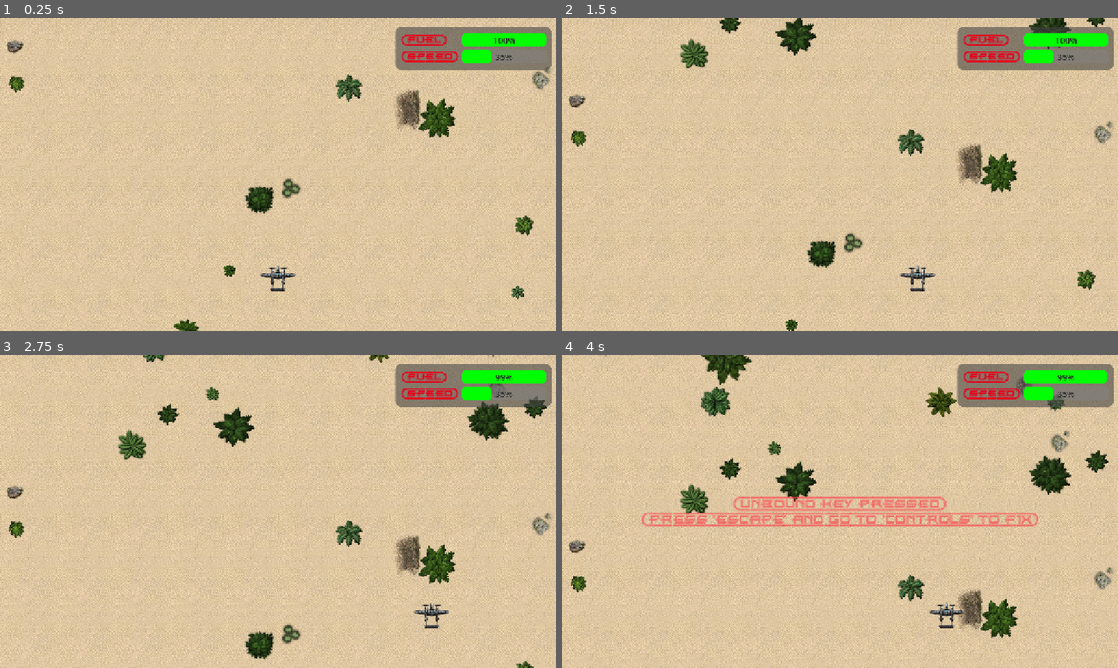
Above: before the commit, frames 1-4 (two rows, left to right).
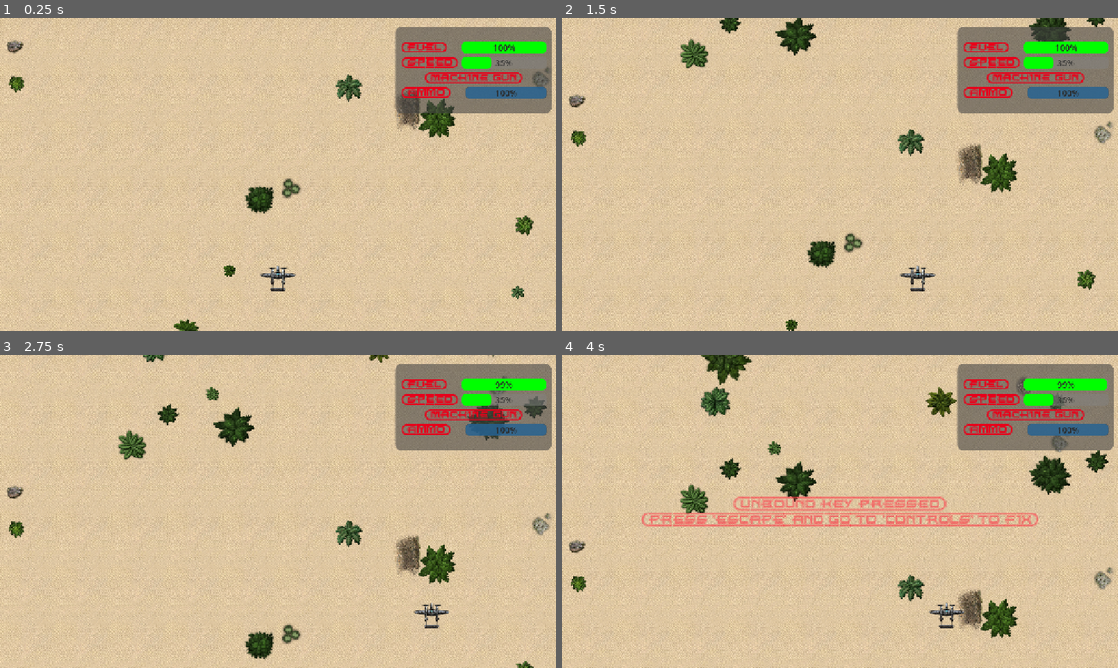
Above: after the commit, the same moments.

Repository: ikostan/SkyLockAssault
Game: Godot game, scene res://scenes/main_scene.tscn
Two runs of this game, one before a commit and one after it. Both use one fixed random seed, a clock stepped at 60 frames per second and the inputs below. This scene is started directly instead of the project's main scene. Video files are missing from this copy of the repository; at most half a second of black plays in their place. Sound files missing from this copy of the repository are replaced by a short silence.
Inputs (mouse positions are in pixels of both pictures, inside the frame that each line leads up to):
- Up to frame 1 (0.25 s): no input
- Up to frame 2 (1.5 s): tap Enter (ui_accept) at 0.5, 0.77 s; move the mouse to (962, 158) at 0.52 s; hold D (move_right) 0.53-1.25 s; hold Q (next_weapon) 0.53-1.25 s; click (962, 158) at 0.67 s; drag from (728, 190) to (812, 237) at 1.27 s
- Up to frame 3 (2.75 s): move the mouse to (333, 442) at 2.02 s; hold D (move_right) from 2.03 s (still down); hold Q (next_weapon) from 2.03 s (still down)
- Up to frame 4 (4 s): release D (move_right) at 2.75 s; release Q (next_weapon) at 2.75 s; drag from (812, 574) to (673, 464) at 2.77 s; move the mouse to (1006, 558) at 3.52 s; hold A (move_left) from 3.53 s (still down); hold Q (next_weapon) from 3.53 s (still down); tap Shift at 3.6 s; tap Enter (ui_accept) at 3.77 s

The runs differ from the first frame. In frame 1, 5.4% of the frame differs, in the area x 71-100%, y 4-31%; in frame 2, 5.6%; in frame 3, 5.6%; in frame 4, 5.6%.

Commit message:
Add weapon and ammo HUD state syncing
This update adds dedicated weapon and ammo UI elements to the player stats panel and wires them to the weapon resource. Weapon names now fall back safely and support a custom `weapon_name`, while the HUD updates the displayed weapon label and ammo bar when the player swaps weapons or changes ammo. It also adds the low-speed and max-speed warning states to the speed bar styling.

Diff:
--- a/scenes/main_scene.tscn
+++ b/scenes/main_scene.tscn
@@ -123,7 +123,7 @@
 offset_left = 910.0
 offset_top = 20.0
 offset_right = 1270.0
-offset_bottom = 120.0
+offset_bottom = 220.0
 tooltip_text = "Player Status Panel"
 theme_override_styles/panel = SubResource("StyleBoxFlat_pu3yx")
 script = ExtResource("72_sgkfd")
@@ -200,6 +200,45 @@
 theme_override_styles/fill = SubResource("StyleBoxFlat_rt2n2")
 max_value = 713.0
 step = 1.0
+
+[node name="Weapon" type="HBoxContainer" parent="PlayerStatsPanel/Stats" unique_id=1524330494]
+layout_mode = 2
+size_flags_vertical = 3
+theme_override_constants/separation = 34
+
+[node name="WeaponLabel" type="Label" parent="PlayerStatsPanel/Stats/Weapon" unique_id=1861345289]
+layout_mode = 2
+size_flags_horizontal = 6
+theme_override_colors/font_color = Color(0.9102516, 5.2943824e-07, 0.102033384, 1)
+theme_override_fonts/font = ExtResource("2_pu3yx")
+theme_override_font_sizes/font_size = 28
+text = "{NONE}"
+
+[node name="Ammo" type="HBoxContainer" parent="PlayerStatsPanel/Stats" unique_id=1129373931]
+layout_mode = 2
+size_flags_vertical = 3
+theme_override_constants/separation = 34
+
+[node name="AmmoLabel" type="Label" parent="PlayerStatsPanel/Stats/Ammo" unique_id=1445628317]
+layout_mode = 2
+theme_override_colors/font_color = Color(0.9102516, 5.2943824e-07, 0.102033384, 1)
+theme_override_fonts/font = ExtResource("2_pu3yx")
+theme_override_font_sizes/font_size = 28
+text = "{AMMO}"
+
+[node name="AmmoBar" type="ProgressBar" parent="PlayerStatsPanel/Stats/Ammo" unique_id=999680794]
+layout_mode = 2
+size_flags_horizontal = 3
+size_flags_vertical = 1
+tooltip_text = "Fuel Progress Bar"
+accessibility_name = "Fuel"
+accessibility_description = "Fuel Progress Bar"
+theme_override_colors/font_color = Color(0.16565621, 0.16565639, 0.16565683, 1)
+theme_override_fonts/font = SubResource("FontVariation_pu3yx")
+theme_override_font_sizes/font_size = 20
+theme_override_styles/background = SubResource("StyleBoxFlat_gubc5")
+theme_override_styles/fill = SubResource("StyleBoxFlat_rt2n2")
+step = 0.1
 
 [node name="Player" parent="." unique_id=1227188394 instance=ExtResource("2_pw63i")]
 
--- a/scripts/entities/weapon.gd
+++ b/scripts/entities/weapon.gd
@@ -42,8 +42,11 @@
 		current_weapon.position = Vector2.ZERO
 		current_index = index
 
-		# 1. Safe type cast from Godot's StringName to String
-		var safe_weapon_name: String = String(current_weapon.name)
+		# 1. Safely extract a readable weapon name, falling back to "Machine Gun"
+		# This allows future weapons (e.g., missiles) to define a custom 'weapon_name' variable.
+		var safe_weapon_name: String = "Machine Gun"
+		if current_weapon.get("weapon_name") != null:
+			safe_weapon_name = String(current_weapon.get("weapon_name"))
 
 		# 2. Sync the resource's available_weapons array
 		# We pull the duplicate, resize if necessary, inject the safe name, and push it back.
--- a/scripts/ui/hud.gd
+++ b/scripts/ui/hud.gd
@@ -7,6 +7,9 @@
 ## threshold calculations, and warning label animations.
 ## Operates entirely via Observer Patterns, completely decoupled from physics logic.
 extends Panel
+
+@onready var weapon_label: Label = $Stats/Weapon/WeaponLabel
+@onready var ammo_bar: ProgressBar = $Stats/Ammo/AmmoBar
 
 # --- Speed Constants ---
 # Fraction constants that are strictly visual can remain local.
@@ -239,12 +242,14 @@
 	# Sync Speed
 	update_speed_bar()
 
-	# Sync Weapon
+	# Sync Weapon & Ammo
 	if _weapon_resource.available_weapons.size() > _weapon_resource.current_index:
 		var initial_weapon: String = _weapon_resource.available_weapons[
 			_weapon_resource.current_index
 		]
 		_on_weapon_swapped(_weapon_resource.current_index, initial_weapon)
+
+	_on_ammo_updated(_weapon_resource.current_ammo, _weapon_resource.max_ammo)
 
 	Globals.log_message("HUD successfully wired to all Data Resources.", Globals.LogLevel.DEBUG)
 
@@ -535,23 +540,40 @@
 ## @return: void
 func _on_weapon_swapped(_index: int, weapon_name: String) -> void:
 	Globals.log_message("HUD: Weapon swapped to " + weapon_name, Globals.LogLevel.DEBUG)
-	# TODO: Update weapon icon/name UI here when elements are added
+
+	if is_instance_valid(weapon_label):
+		# Format string to {MACHINE=GUN} by uppercase, replacing space, and wrapping
+		var formatted_name: String = "{%s}" % weapon_name.to_upper().replace(" ", "=")
+		weapon_label.text = formatted_name
 
 
 ## Callback triggered when the WeaponResource ammo count changes.
-## @param _current: The current ammo count.
-## @param _max_ammo: The maximum ammo capacity.
-## @return: void
-func _on_ammo_updated(_current: int, _max_ammo: int) -> void:
-	# TODO: Update ammo counter UI here when elements are added
-	pass
-
-
+## @param current: The current ammo count.
+## @param max_ammo: The maximum ammo capacity.
+## @return: void
+func _on_ammo_updated(current: int, max_ammo: int) -> void:
+	if is_instance_valid(ammo_bar):
+		ammo_bar.max_value = float(max_ammo)
+		ammo_bar.value = float(current)
+
+
+## Signal handler for extreme low speed (stall warning).
+## Snaps the UI to a maximum dark red warning state.
+## @return: void
 func _on_speed_low() -> void:
-	# Optional handling for low speed warning signal
-	pass
-
-
+	if speed_stat != null and not speed_stat.is_blinking:
+		speed_stat.start_blinking()
+
+	if _speed_bar_style != null:
+		_speed_bar_style.bg_color = DARK_RED
+
+
+## Signal handler for maximum forward velocity.
+## Snaps the UI to a bright red warning state to indicate structural stress.
+## @return: void
 func _on_speed_maxed() -> void:
-	# Optional handling for max speed signal
-	pass
+	if speed_stat != null and not speed_stat.is_blinking:
+		speed_stat.start_blinking()
+
+	if _speed_bar_style != null:
+		_speed_bar_style.bg_color = Color.RED
